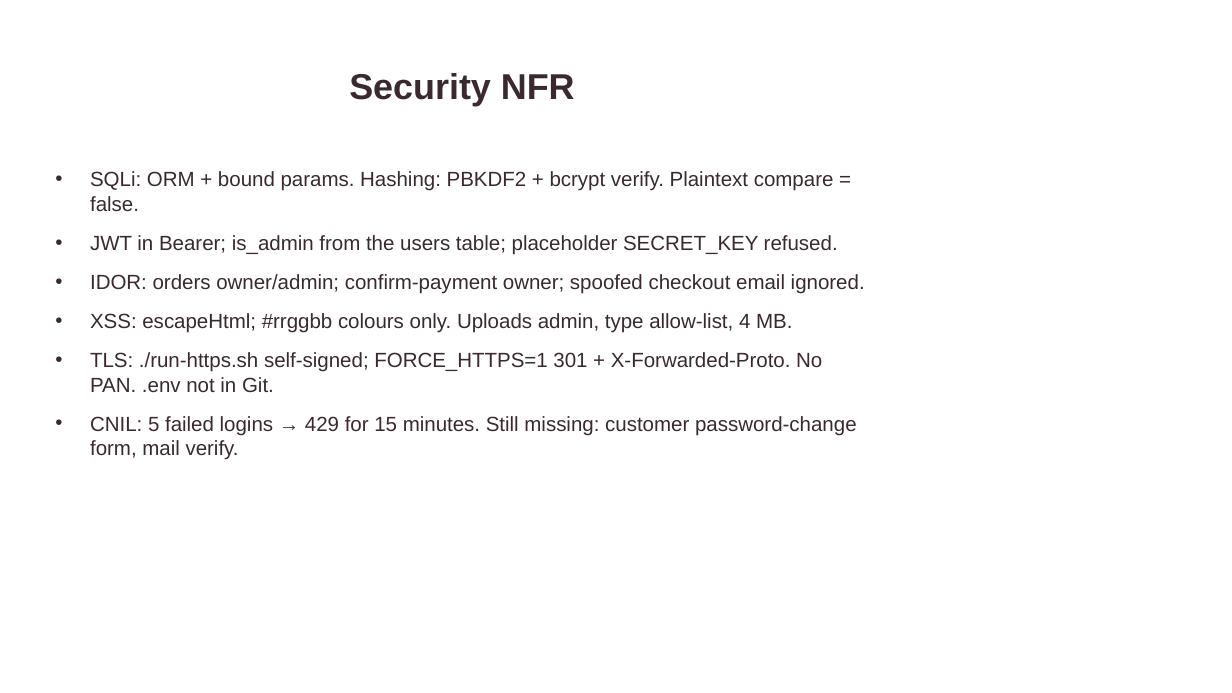
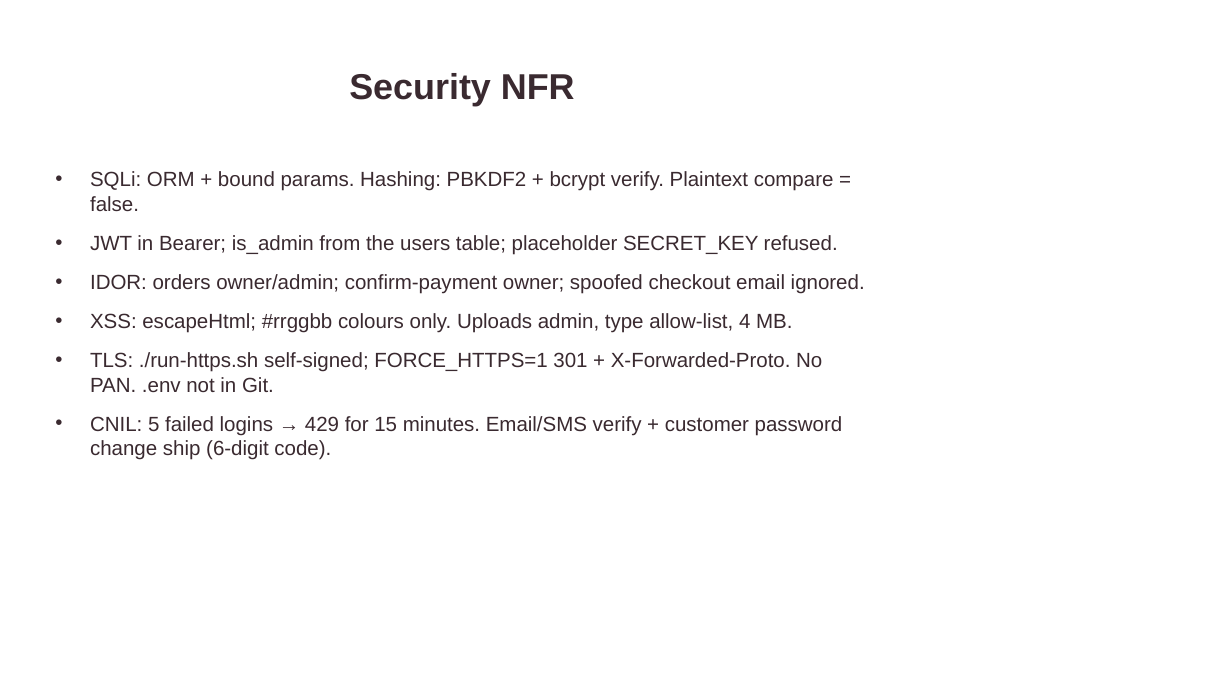
Before and after one commit to Issercio/Demo-day, a slide deck: slide 15 of docs/presentation/Pivoine-Lilas.pptx. Drawn at 1232x693 pixels with LibreOffice and Linux fonts; fonts in the diff are those of the drawing. Boxes give left, top, right and bottom in pixels: in the first picture for what was removed or moved away, otherwise in the second. Text is boxed around its words. In the diff, an @@ line names an element or a change of style, - is before the commit and + after.

```diff
--- a/docs/presentation/Pivoine-Lilas.pptx
+++ b/docs/presentation/Pivoine-Lilas.pptx
@@ text at <box>90,416,843,460</box>: text changed @@
-• CNIL: 5 failed logins → 429 for 15 minutes. Still missing: customer password-change form, mail verify.
+• CNIL: 5 failed logins → 429 for 15 minutes. Email/SMS verify + customer password change ship (6-digit code).
```
Also in this commit, not shown: 7 other slides changed, 30 other files.
